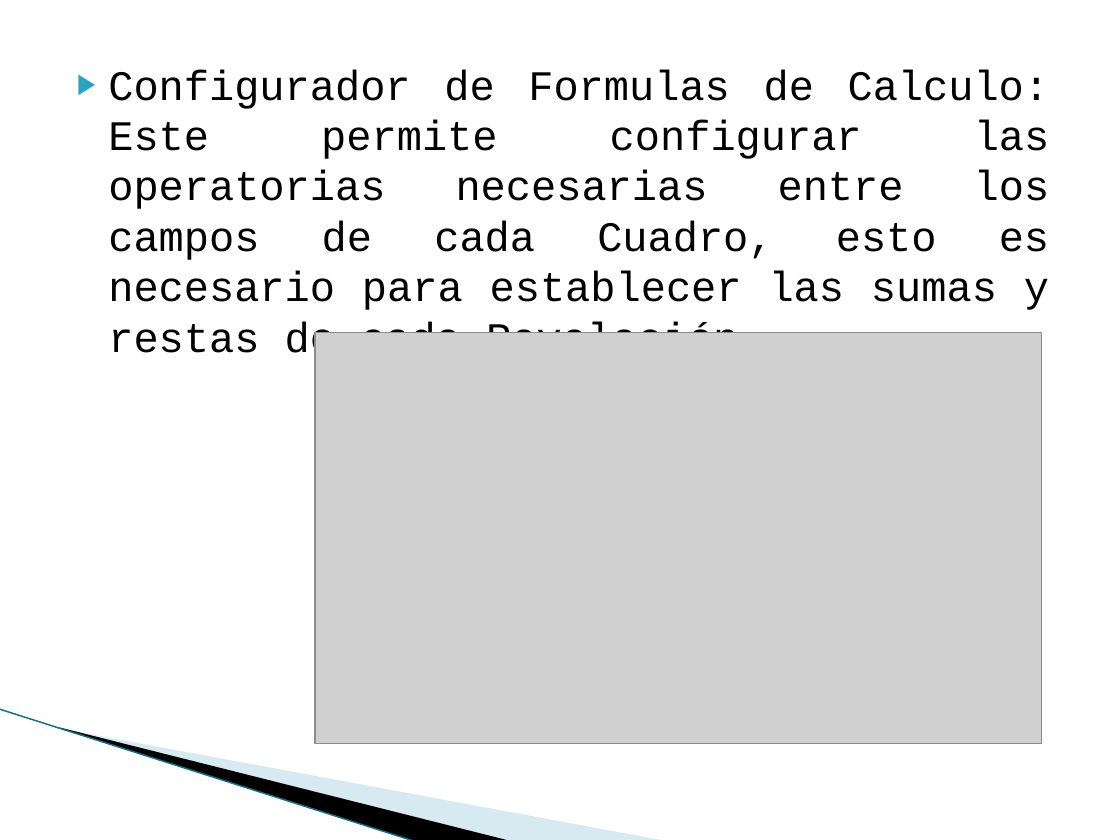
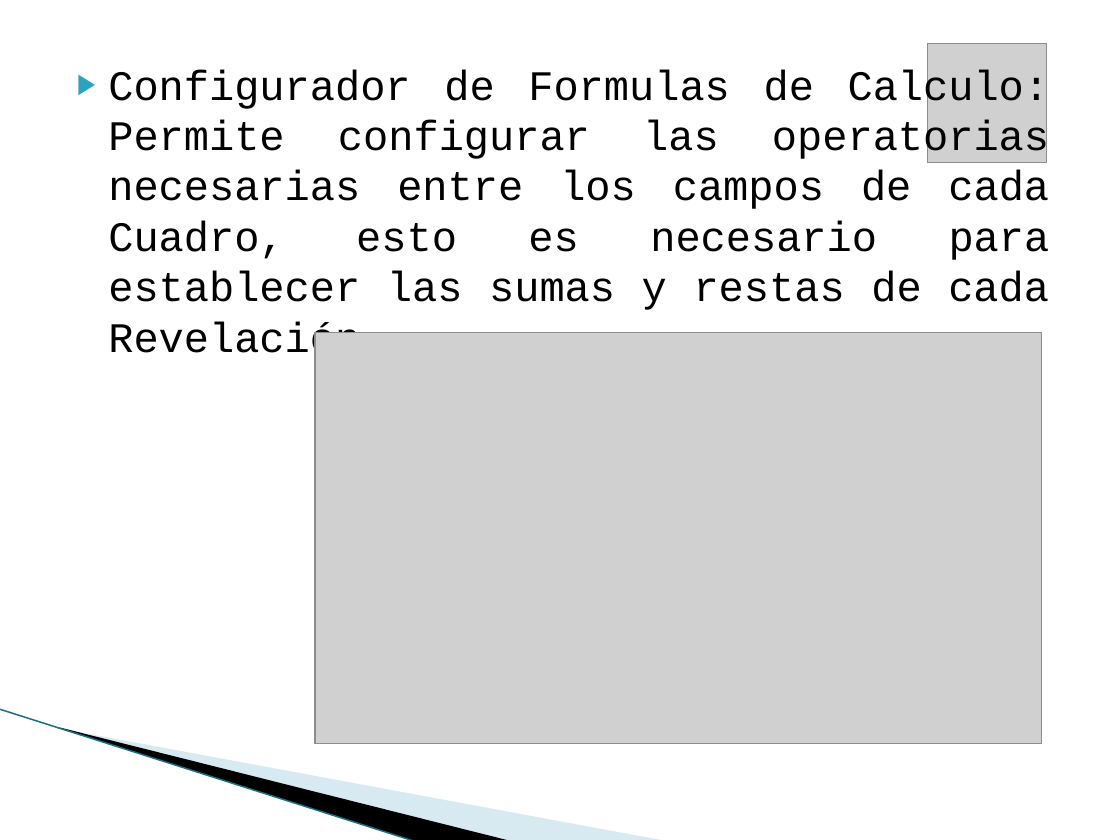
Before and after one commit to vicky1404/rev-ii, a slide deck: slide 11 of docs/comercial/brochure.pptx. Drawn at 1120x840 pixels with LibreOffice and Linux fonts; fonts in the diff are those of the drawing; grey boxes stand for pictures; background and template pictures are left out. Boxes give left, top, right and bottom in pixels: in the first picture for what was removed or moved away, otherwise in the second. Text is boxed around its words. In the diff, an @@ line names an element or a change of style, - is before the commit and + after.

```diff
--- a/docs/comercial/brochure.pptx
+++ b/docs/comercial/brochure.pptx
@@ picture added at [927, 44, 1046, 162] @@
@@ text at [108, 69, 1050, 364]: text changed @@
-▶ Configurador de Formulas de Calculo: Este permite configurar las operatorias necesarias entre los campos de cada Cuadro, esto es necesario para establecer las sumas y restas de cada Revelación.
+▶ Configurador de Formulas de Calculo: Permite configurar las operatorias necesarias entre los campos de cada Cuadro, esto es necesario para establecer las sumas y restas de cada Revelación.
```
Also in this commit, not shown: 11 other slides changed, 9 slides added, 2 slides removed.
